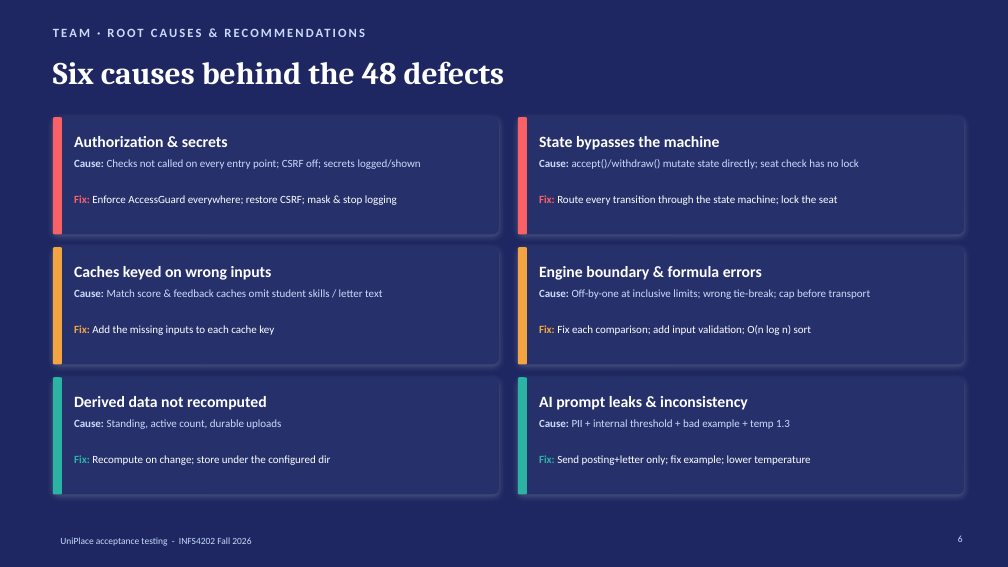
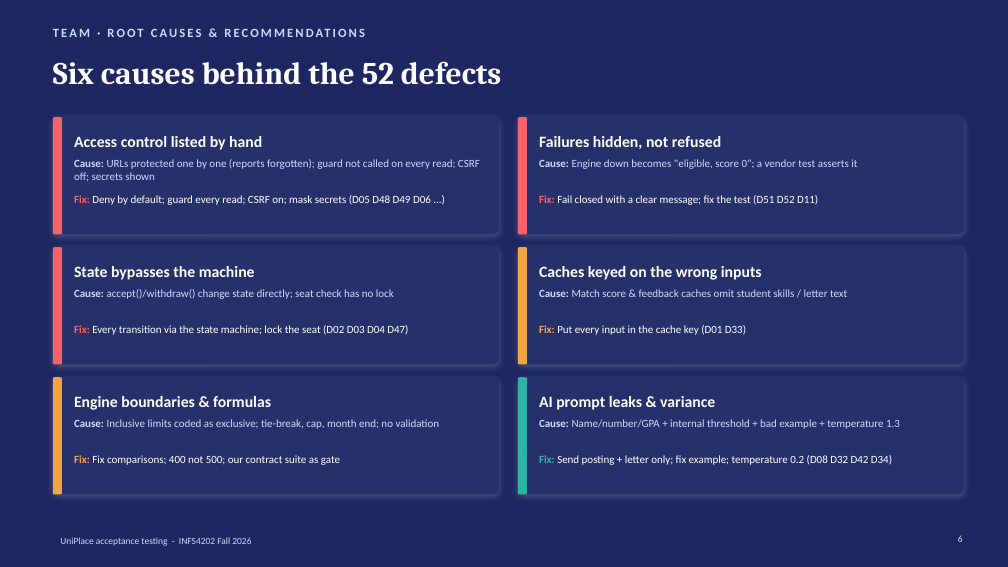
Before and after one commit to Khalil-Zakout/INFS4202, a slide deck: slide 6 of docs/presentation.pptx. Drawn at 1008x567 pixels with LibreOffice and Linux fonts; fonts in the diff are those of the drawing. Boxes give left, top, right and bottom in pixels: in the first picture for what was removed or moved away, otherwise in the second. Text is boxed around its words. In the diff, an @@ line names an element or a change of style, - is before the commit and + after.

Commit message:
Final QA update: D49-D52, GitHub issue numbers, Windows runner, Git workflow, cleanup

```diff
--- a/docs/presentation.pptx
+++ b/docs/presentation.pptx
@@ text at [53,61,501,85]: text changed @@
-Six causes behind the 48 defects
+Six causes behind the 52 defects
@@ text at [74,136,262,150]: text changed @@
-Authorization & secrets
+Access control listed by hand
@@ text at [539,136,721,149]: text changed @@
-State bypasses the machine
+Failures hidden, not refused
@@ text at [74,159,480,181]: text changed @@
-Cause: Checks not called on every entry point; CSRF off; secrets logged/shown
+Cause: URLs protected one by one (reports forgotten); guard not called on every read; CSRF off; secrets shown
@@ text at [539,159,857,169]: text changed @@
-Cause: accept()/withdraw() mutate state directly; seat check has no lock
+Cause: Engine down becomes "eligible, score 0"; a vendor test asserts it
@@ text at [74,195,431,205]: text changed @@
-Fix: Enforce AccessGuard everywhere; restore CSRF; mask & stop logging
+Fix: Deny by default; guard every read; CSRF on; mask secrets (D05 D48 D49 D06 ...)
@@ text at [539,195,818,205]: text changed @@
-Fix: Route every transition through the state machine; lock the seat
+Fix: Fail closed with a clear message; fix the test (D51 D52 D11)
@@ rounded rectangle at [53,247,62,364]: fill #F2A541 to #F96167 @@
@@ text at [74,266,255,280]: text changed @@
-Caches keyed on wrong inputs
+State bypasses the machine
@@ text at [539,266,762,280]: text changed @@
-Engine boundary & formula errors
+Caches keyed on the wrong inputs
@@ text at [74,289,394,299]: text changed @@
-Cause: Match score & feedback caches omit student skills / letter text
+Cause: accept()/withdraw() change state directly; seat check has no lock
@@ text at [539,289,847,297]: text changed @@
-Cause: Off-by-one at inclusive limits; wrong tie-break; cap before transport
+Cause: Match score & feedback caches omit student skills / letter text
@@ text at [74,325,408,335]: text changed @@
-Fix: Add the missing inputs to each cache key
+Fix: Every transition via the state machine; lock the seat (D02 D03 D04 D47)
@@ text at [539,325,746,335]: text changed @@
-Fix: Fix each comparison; add input validation; O(n log n) sort
+Fix: Put every input in the cache key (D01 D33)
@@ rounded rectangle at [53,377,62,495]: fill #2BB3A3 to #F2A541 @@
@@ text at [74,396,271,410]: text changed @@
-Derived data not recomputed
+Engine boundaries & formulas
@@ text at [74,419,440,429]: text changed @@
-Cause: Standing, active count, durable uploads
+Cause: Inclusive limits coded as exclusive; tie-break, cap, month end; no validation
@@ text at [539,396,715,410]: text changed @@
-AI prompt leaks & inconsistency
+AI prompt leaks & variance
@@ text at [539,419,900,429]: text changed @@
-Cause: PII + internal threshold + bad example + temp 1.3
+Cause: Name/number/GPA + internal threshold + bad example + temperature 1.3
@@ text at [74,455,340,465]: text changed @@
-Fix: Recompute on change; store under the configured dir
+Fix: Fix comparisons; 400 not 500; our contract suite as gate
@@ text at [539,455,892,465]: text changed @@
-Fix: Send posting+letter only; fix example; lower temperature
+Fix: Send posting + letter only; fix example; temperature 0.2 (D08 D32 D42 D34)
```
Also in this commit, not shown: 9 other slides changed, 49 other files.
